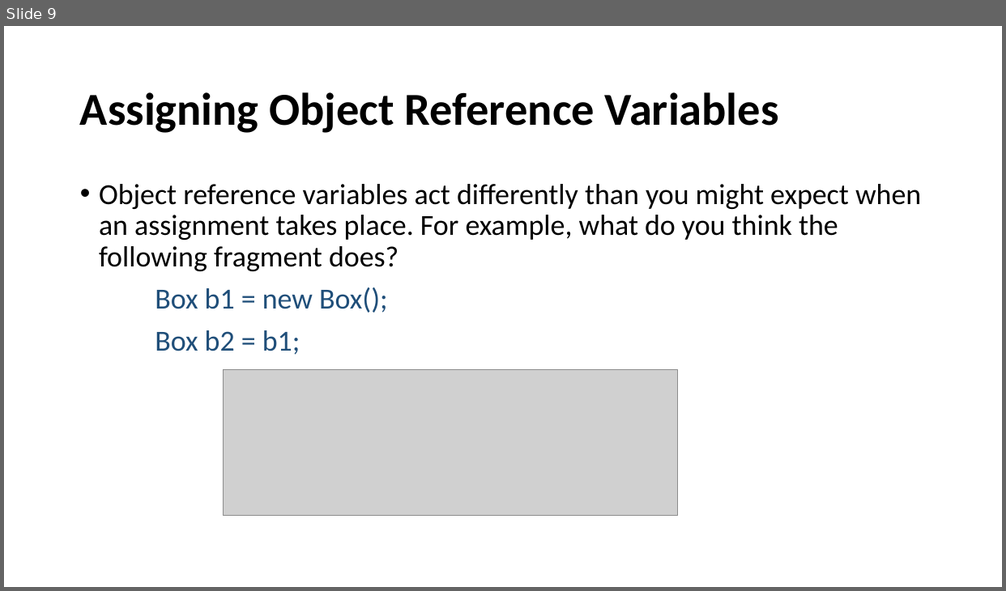
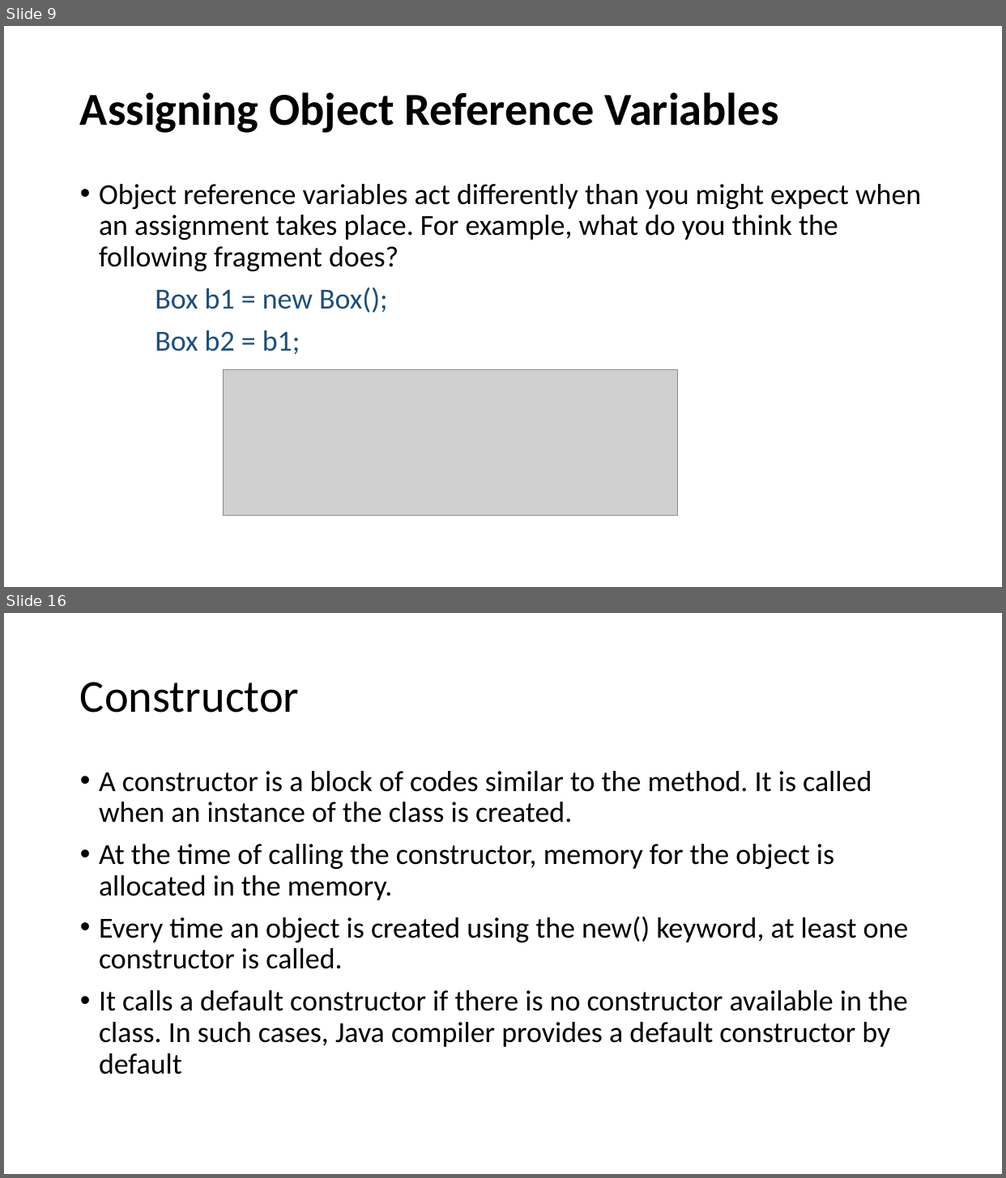
Before and after one commit to Praju-11/Java_Arctic, a slide deck: Class.pptx. Shown one above the other, each under a label of ours: slide 9 before the commit, slides 9 and 16 after it; the slides between them are not shown. The pictures are 1006x591 and 1006x1178 pixels, drawn with LibreOffice and Linux fonts; fonts in the diff are those of the drawing; grey boxes stand for pictures. Boxes give left, top, right and bottom in pixels: in the first picture for what was removed or moved away, otherwise in the second. Text is boxed around its words. In the diff, an @@ line names an element or a change of style, - is before the commit and + after.

```diff
--- a/Class.pptx
+++ b/Class.pptx
@@ slide 16 added at box(4, 613, 1002, 1174), background #FFFFFF @@
@@ title added at box(80, 682, 300, 713), 44 pt, text #000000 @@
+Constructor
@@ text added at box(99, 771, 909, 1075), 28 pt, text #000000 @@
+• A constructor is a block of codes similar to the method. It is called when an instance of the class is created.
+• At the time of calling the constructor, memory for the object is allocated in the memory.
+• Every time an object is created using the new() keyword, at least one constructor is called.
+• It calls a default constructor if there is no constructor available in the class. In such cases, Java compiler provides a default constructor by default
```
Also in this commit, not shown: 20 other slides added, 1 other file.
